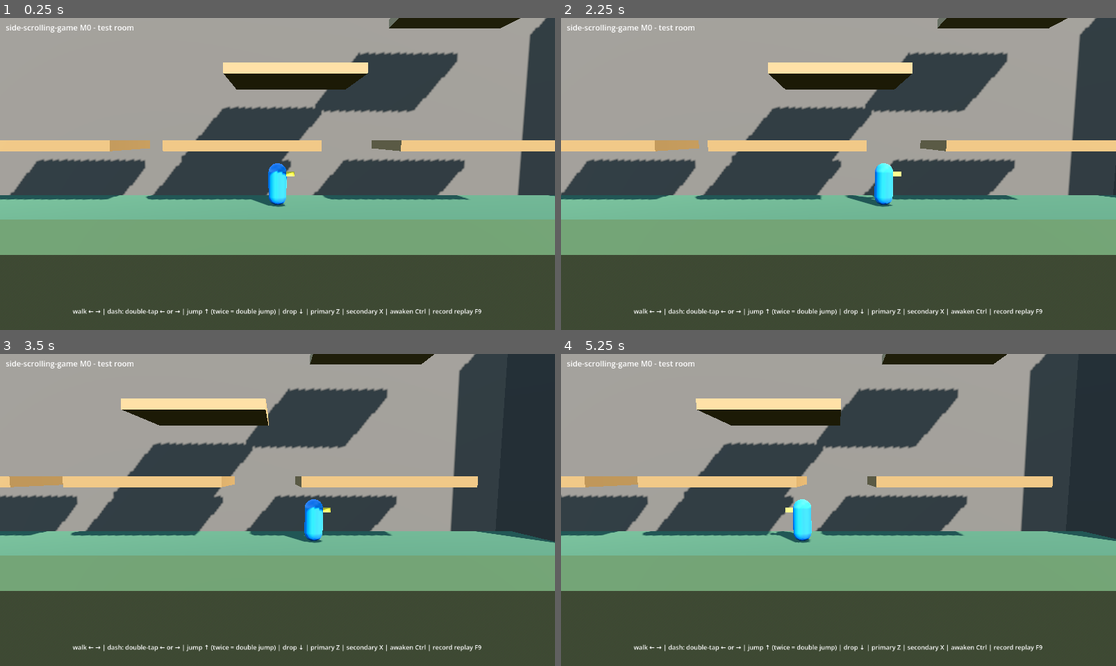
Above: before the commit, frames 1-4 (two rows, left to right).
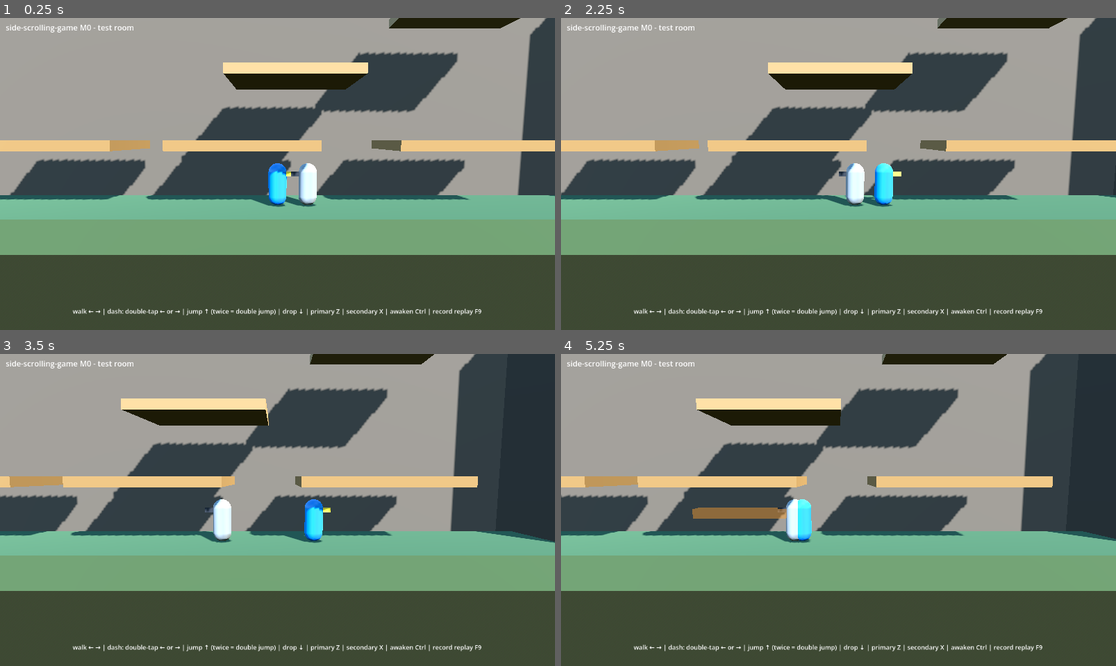
Above: after the commit, the same moments.

Repository: asty8926/side-scrolling-game
Game: Godot game, scene res://game/main.tscn
Two runs of this game, one before a commit and one after it. Both use one fixed random seed, a clock stepped at 60 frames per second and the inputs below.
Inputs (mouse positions are in pixels of both pictures, inside the frame that each line leads up to):
- Up to frame 1 (0.25 s): no input
- Up to frame 2 (2.25 s): tap Enter at 0.5 s; move the mouse to (960, 158) at 0.52 s; hold Right (right) 0.53-1.25 s; tap X (attack_x) at 0.6 s; click (960, 158) at 0.67 s; drag from (727, 189) to (810, 236) at 1.27 s; tap Space at 2 s; move the mouse to (894, 105) at 2.02 s; hold Right (right) from 2.03 s (still down); tap Ctrl (awaken) at 2.1 s
- Up to frame 3 (3.5 s): release Right (right) at 2.75 s; drag from (249, 572) to (111, 463) at 2.77 s
- Up to frame 4 (5.25 s): tap Enter at 3.5 s; move the mouse to (1005, 556) at 3.52 s; hold Left (left) 3.53-4.25 s; tap Alt at 3.6 s; drag from (672, 463) to (755, 432) at 4.27 s; tap Space at 5 s; move the mouse to (866, 510) at 5.02 s; hold Down (down) from 5.03 s (still down); tap X (attack_x) at 5.1 s; click (866, 510) at 5.17 s

The runs differ from the first frame. In frame 1, 0.5% of the frame differs, in the area x 51-58%, y 46-61%; in frame 2, 0.5%; in frame 3, 0.5%; in frame 4, 0.9%, in the area x 23-43%, y 46-61%.

Commit message:
view: dummy view, active hitbox boxes, REC indicator while F9 records

Diff:
--- /dev/null
+++ b/game/debug/rec_indicator.gd
@@ -0,0 +1,17 @@
+class_name RecIndicator
+extends Label
+## Shows "REC" and the recorded time while the ReplayRecorder (F9) records.
+
+@export var recorder: ReplayRecorder
+
+
+func _ready() -> void:
+	visible = false
+	add_theme_color_override(&"font_color", Color(1.0, 0.25, 0.2))
+
+
+func _process(_delta: float) -> void:
+	var recording: bool = recorder != null and recorder.is_recording()
+	visible = recording
+	if recording:
+		text = "● REC  %.1f s  (F9 to stop)" % (float(recorder.recorded_ticks()) / float(SimUnits.TICKS_PER_SECOND))
--- a/game/debug/replay_recorder.gd
+++ b/game/debug/replay_recorder.gd
@@ -26,6 +26,11 @@
 
 func is_recording() -> bool:
 	return _replay != null
+
+
+## Ticks recorded so far (0 when not recording).
+func recorded_ticks() -> int:
+	return _replay.tick_count() if _replay != null else 0
 
 
 func _unhandled_input(event: InputEvent) -> void:
--- a/game/main.tscn
+++ b/game/main.tscn
@@ -6,6 +6,7 @@
 [ext_resource type="Script" path="res://game/view/room_view.gd" id="4_room"]
 [ext_resource type="Script" path="res://game/view/fighter_view.gd" id="5_fighter"]
 [ext_resource type="Script" path="res://game/view/side_camera.gd" id="6_camera"]
+[ext_resource type="Script" path="res://game/debug/rec_indicator.gd" id="7_rec_label"]
 
 [sub_resource type="ProceduralSkyMaterial" id="sky_material"]
 sky_top_color = Color(0.32, 0.55, 0.85, 1)
@@ -27,6 +28,7 @@
 
 [node name="SimDriver" type="Node" parent="."]
 script = ExtResource("1_driver")
+setup = &"training"
 
 [node name="ReplayRecorder" type="Node" parent="SimDriver"]
 script = ExtResource("3_rec")
@@ -46,6 +48,13 @@
 [node name="FighterView" type="Node3D" parent="." node_paths=PackedStringArray("driver")]
 script = ExtResource("5_fighter")
 driver = NodePath("../SimDriver")
+
+[node name="DummyView" type="Node3D" parent="." node_paths=PackedStringArray("driver")]
+script = ExtResource("5_fighter")
+driver = NodePath("../SimDriver")
+fighter_index = 1
+body_color = Color(0.6, 0.6, 0.62, 1)
+nose_color = Color(0.3, 0.3, 0.32, 1)
 
 [node name="SideCamera" type="Camera3D" parent="." node_paths=PackedStringArray("target", "driver")]
 transform = Transform3D(1, 0, 0, 0, 0.994522, 0.104528, 0, -0.104528, 0.994522, 0, 2.2, 11)
@@ -76,3 +85,16 @@
 horizontal_alignment = 1
 autowrap_mode = 3
 script = ExtResource("2_hint")
+
+[node name="RecIndicator" type="Label" parent="Hud" node_paths=PackedStringArray("recorder")]
+anchors_preset = 1
+anchor_left = 1.0
+anchor_right = 1.0
+offset_left = -260.0
+offset_top = 8.0
+offset_right = -12.0
+offset_bottom = 36.0
+grow_horizontal = 0
+horizontal_alignment = 2
+script = ExtResource("7_rec_label")
+recorder = NodePath("../../SimDriver/ReplayRecorder")
--- a/game/view/fighter_view.gd
+++ b/game/view/fighter_view.gd
@@ -12,6 +12,8 @@
 @export var fighter_index: int = 0
 @export var body_color: Color = Color(0.25, 0.55, 0.95)
 @export var nose_color: Color = Color(0.98, 0.85, 0.25)
+## Color of the attack boxes shown while a move's hitboxes are active.
+@export var hit_color: Color = Color(1.0, 0.45, 0.1, 0.45)
 ## Seconds to turn around when the facing flips (0 = instant).
 @export_range(0.0, 0.5, 0.01, "suffix:s") var turn_time: float = 0.06
 
@@ -20,6 +22,8 @@
 var _facing: int = SimFighter.RIGHT
 var _has_state: bool = false
 var _body: Node3D
+var _hit_meshes: Array[MeshInstance3D] = []
+var _hit_material: StandardMaterial3D
 
 
 func _ready() -> void:
@@ -66,6 +70,7 @@
 	_previous = position_now if snap or not _has_state else _current
 	_current = position_now
 	_facing = fighter.facing
+	_show_hitboxes(fighter)
 	if not _has_state:
 		position = position_now
 		_body.rotation.y = 0.0 if _facing == SimFighter.RIGHT else PI
@@ -98,6 +103,41 @@
 	_body.add_child(nose_instance)
 
 
+## Shows the hitboxes that were checked on the tick just simulated (the sim
+## advances move_tick after resolving hits).
+func _show_hitboxes(fighter: SimFighter) -> void:
+	var shown: int = 0
+	var move: MoveData = SimCombat.current_move(driver.world, fighter)
+	if move != null:
+		var checked_tick: int = fighter.move_tick - 1
+		for box: HitboxData in move.hitboxes:
+			if checked_tick < box.from_tick or checked_tick > box.to_tick:
+				continue
+			if shown >= _hit_meshes.size():
+				_hit_meshes.append(_new_hit_mesh())
+			var instance: MeshInstance3D = _hit_meshes[shown]
+			(instance.mesh as BoxMesh).size = Vector3(SimUnits.to_meters(box.width), SimUnits.to_meters(box.height), 0.6)
+			instance.position = Vector3(SimUnits.to_meters(box.offset_x * fighter.facing), SimUnits.to_meters(box.offset_y + box.height / 2), 0.0)
+			instance.visible = true
+			shown += 1
+	for i: int in range(shown, _hit_meshes.size()):
+		_hit_meshes[i].visible = false
+
+
+func _new_hit_mesh() -> MeshInstance3D:
+	if _hit_material == null:
+		_hit_material = _material(hit_color)
+		_hit_material.transparency = BaseMaterial3D.TRANSPARENCY_ALPHA
+		_hit_material.shading_mode = BaseMaterial3D.SHADING_MODE_UNSHADED
+	var mesh: BoxMesh = BoxMesh.new()
+	mesh.material = _hit_material
+	var instance: MeshInstance3D = MeshInstance3D.new()
+	instance.name = "Hitbox%d" % _hit_meshes.size()
+	instance.mesh = mesh
+	add_child(instance)
+	return instance
+
+
 static func _material(color: Color) -> StandardMaterial3D:
 	var material: StandardMaterial3D = StandardMaterial3D.new()
 	material.albedo_color = color
Not shown, added: game/debug/rec_indicator.gd.uid
Not shown: 1 places in game/main.tscn that only renumber resources
